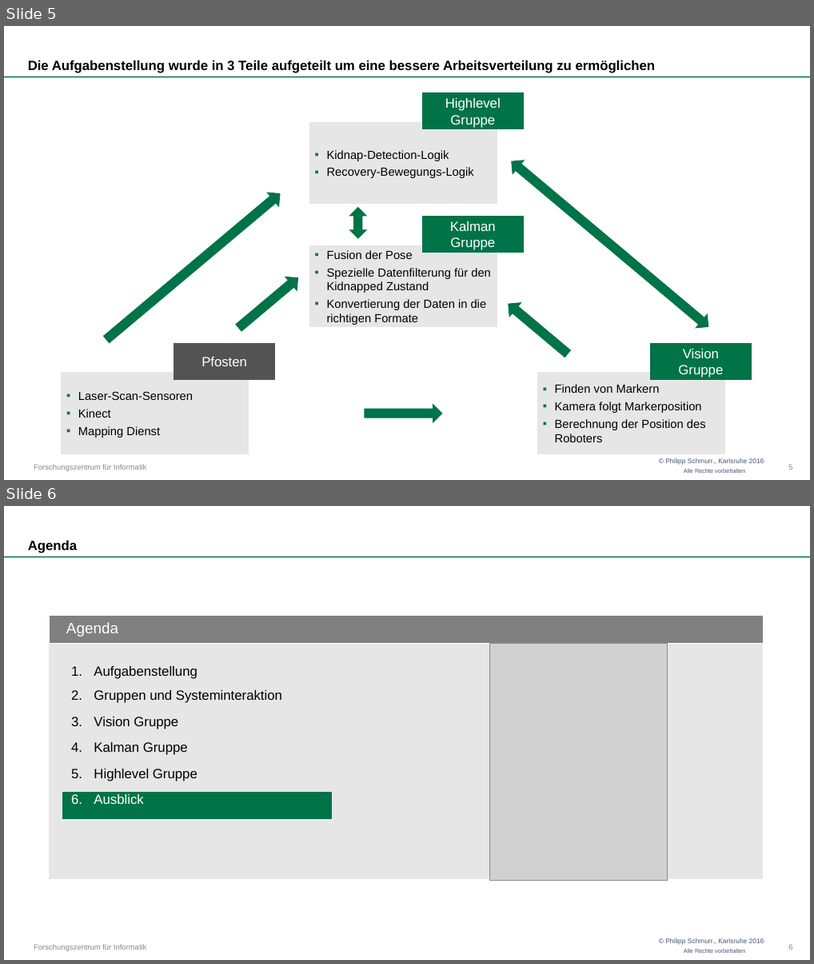
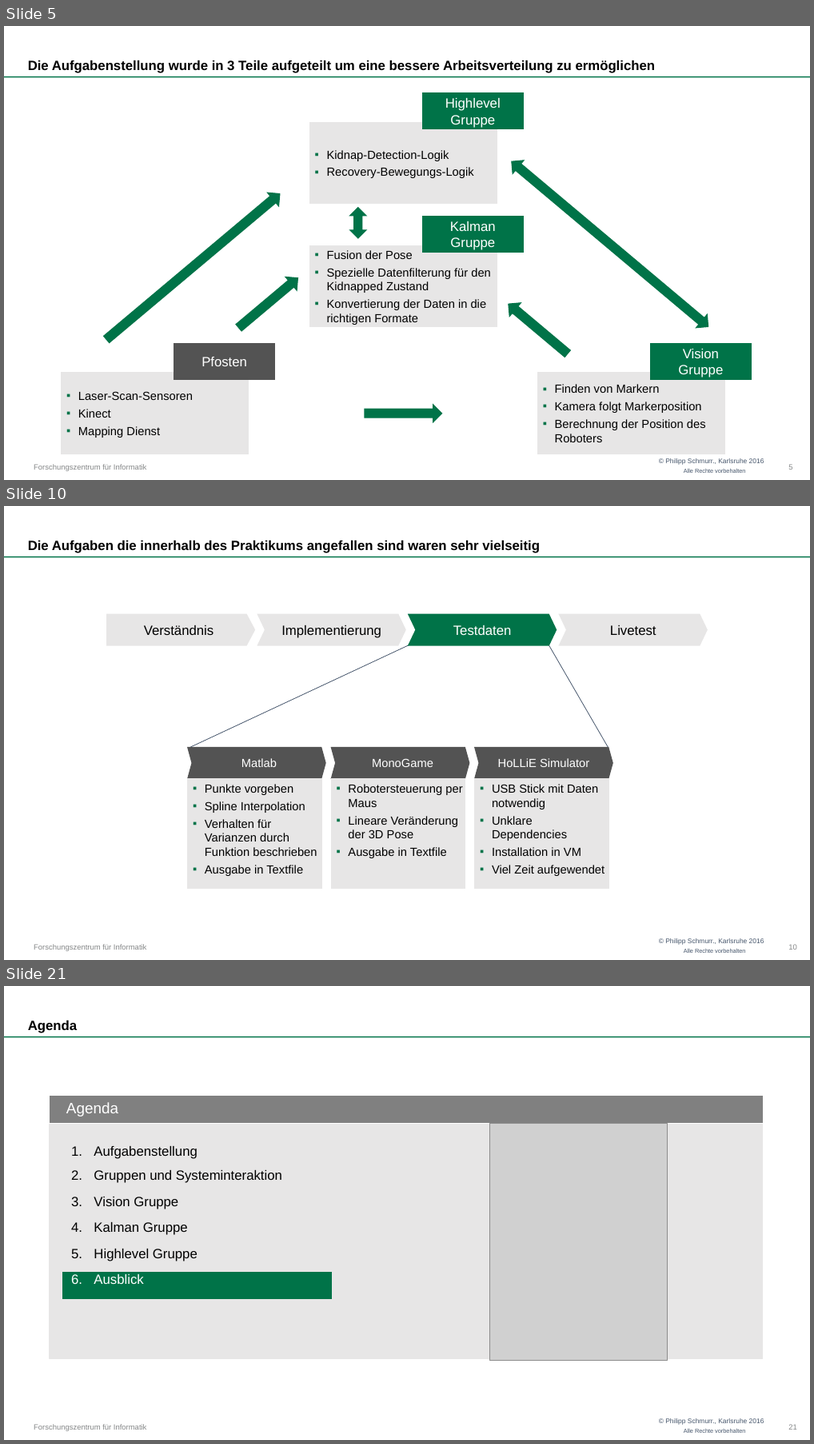
Before and after one commit to OtonoKakuei/robprak1516-documentation, a slide deck: robprak1516-presentation.pptx. Shown one above the other, each under a label of ours: slides 5 and 6 before the commit, slides 5, 10 and 21 after it; the slides between them are not shown. The pictures are 814x964 and 814x1444 pixels, drawn with LibreOffice and Linux fonts; fonts in the diff are those of the drawing; grey boxes stand for pictures; background and template pictures are left out. Boxes give left, top, right and bottom in pixels: in the first picture for what was removed or moved away, otherwise in the second. Text is boxed around its words. In the diff, an @@ line names an element or a change of style, - is before the commit and + after.

```diff
--- a/robprak1516-presentation.pptx
+++ b/robprak1516-presentation.pptx
@@ slide 10 added at (4, 506, 810, 960), background #FFFFFF; not listed: 4 template elements that a slide beside it also shows @@
@@ title added at (28, 540, 540, 553), 16 pt, text #000000, bold @@
+Die Aufgaben die innerhalb des Praktikums angefallen sind waren sehr vielseitig
@@ pentagon arrow added at (107, 614, 255, 645), fill #E7E6E6, outline #E7E6E6 1.5 pt, 16 pt, text #000000 @@
+Verständnis
@@ chevron added at (258, 614, 406, 645), fill #E7E6E6, outline #E7E6E6 1.5 pt, 16 pt, text #000000 @@
+Implementierung
@@ chevron added at (409, 614, 556, 645), fill #007348, outline #007348 1.5 pt, 16 pt, text #FFFFFF @@
+Testdaten
@@ chevron added at (560, 614, 707, 645), fill #E7E6E6, outline #E7E6E6 1.5 pt, 16 pt, text #000000 @@
+Livetest
@@ line added from (409, 645) to (188, 748), #44546A 0.75 pt @@
@@ line added from (549, 645) to (609, 748), #44546A 0.75 pt @@
@@ chevron added at (188, 748, 326, 778), fill #525252, outline #525252 1.5 pt, 14 pt, text #FFFFFF @@
+Matlab
@@ chevron added at (332, 748, 470, 778), fill #525252, outline #525252 1.5 pt, 14 pt, text #FFFFFF @@
+MonoGame
@@ chevron added at (475, 748, 613, 778), fill #525252, outline #525252 1.5 pt, 14 pt, text #FFFFFF @@
+HoLLiE Simulator
@@ rectangle added at (188, 779, 322, 888), fill #E7E6E6, outline #E7E6E6 1.5 pt, 14 pt, text #000000 @@
+▪ Punkte vorgeben
+  ▪ Spline Interpolation
+    ▪ Verhalten für Varianzen durch Funktion beschrieben
+    ▪ Ausgabe in Textfile
@@ rectangle added at (332, 779, 466, 888), fill #E7E6E6, outline #E7E6E6 1.5 pt, 14 pt, text #000000 @@
+▪ Robotersteuerung per Maus
+  ▪ Lineare Veränderung der 3D Pose
+  ▪ Ausgabe in Textfile
@@ rectangle added at (475, 779, 609, 888), fill #E7E6E6, outline #E7E6E6 1.5 pt, 14 pt, text #000000 @@
+▪ USB Stick mit Daten notwendig
+  ▪ Unklare Dependencies
+  ▪ Installation in VM
+  ▪ Viel Zeit aufgewendet
@@ page number added at (789, 944, 798, 949), 9 pt, text #868889 @@
+10
@@ what was slide 6 is now slide 21 @@
@@ page number at (789, 1424, 798, 1429): text changed @@
-6
+21
```
Also in this commit, not shown: 2 slides changed, 14 other slides added, 1 other file.
